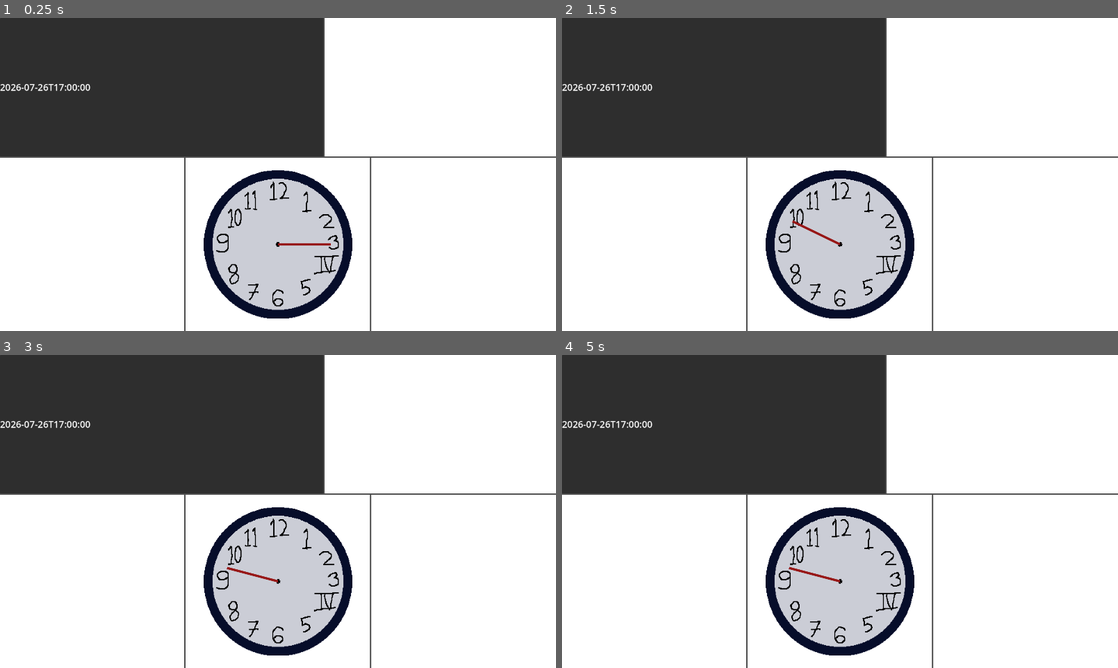
Above: before the commit, frames 1-4 (two rows, left to right).
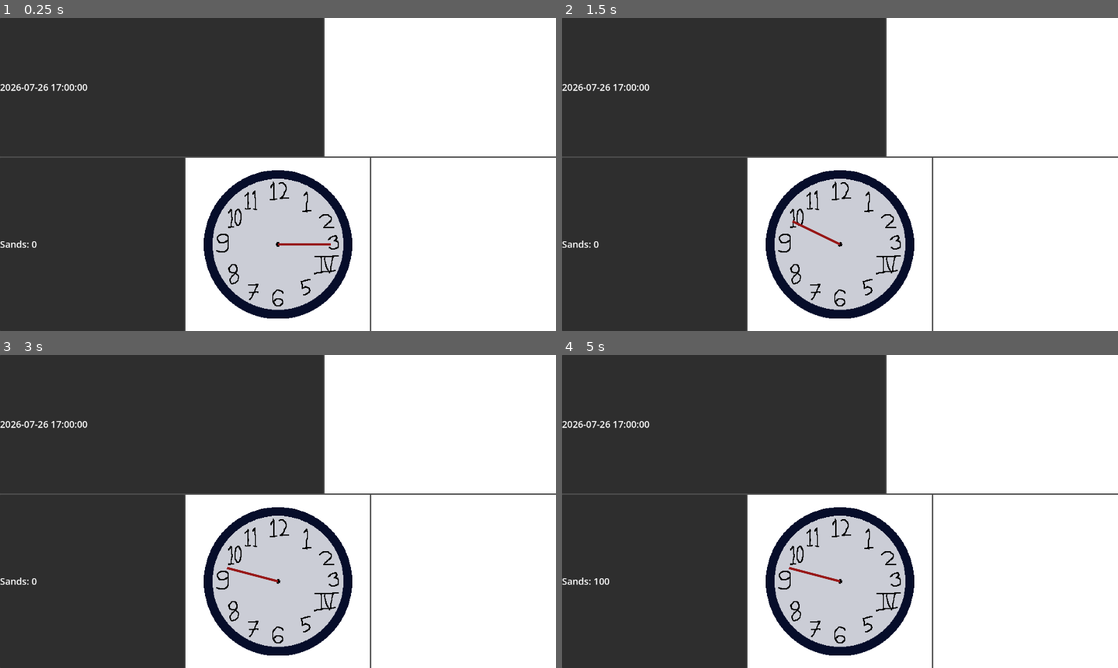
Above: after the commit, the same moments.

Repository: Aarfdark/gmtk-2026
Game: Godot game, scene res://main/main_hud.tscn
Two runs of this game, one before a commit and one after it. Both use one fixed random seed, a clock stepped at 60 frames per second and the inputs below. This scene is started directly instead of the project's main scene.
Inputs (mouse positions are in pixels of both pictures, inside the frame that each line leads up to):
- Up to frame 1 (0.25 s): no input
- Up to frame 2 (1.5 s): tap Enter at 0.5 s; move the mouse to (867, 243) at 0.52 s; press the mouse at (867, 243) at 0.53 s; tap Space at 1.25 s; move the mouse to (728, 190) at 1.27 s; release the mouse at (728, 190) at 1.28 s; click (728, 190) at 1.35 s
- Up to frame 3 (3 s): tap Enter at 2 s; move the mouse to (333, 442) at 2.02 s; press the mouse at (333, 442) at 2.03 s; tap Space at 2.75 s; move the mouse to (250, 574) at 2.77 s; release the mouse at (250, 574) at 2.78 s; click (250, 574) at 2.85 s
- Up to frame 4 (5 s): tap Enter at 3.5 s; move the mouse to (1006, 558) at 3.52 s; press the mouse at (1006, 558) at 3.53 s; tap I (DEBUG_decrement_sands, bound only after the commit) at 4.15 s; tap Space at 4.25 s; move the mouse to (673, 464) at 4.27 s; release the mouse at (673, 464) at 4.28 s; click (673, 464) at 4.35 s; tap O (DEBUG_increment_sands, bound only after the commit) at 4.9 s

The runs differ from the first frame. In frame 1, 18% of the frame differs, in the area x 0-34%, y 21-100%; in frame 2, 18%; in frame 3, 18%; in frame 4, 18%.

Commit message:
Add gamestate things

Diff:
--- /dev/null
+++ b/src/custom_resources/game_state.gd
@@ -0,0 +1,34 @@
+class_name GameState
+extends Resource
+
+signal countdown_ended
+
+const STARTING_SECONDS = 1785085200 # 2026-07-26 17:00:00
+
+@export var seconds_remaining: int = STARTING_SECONDS:
+	set(value):
+		if value == seconds_remaining:
+			return
+		if value < 0:
+			seconds_remaining = 0
+			if not _end_fired:
+				countdown_ended.emit()
+				_end_fired = true
+		else:
+			seconds_remaining = value
+		emit_changed()
+@export var sands: int = 0:
+	set(value):
+		if value == sands:
+			return
+		if value < 0:
+			push_error("Sand went into debt")
+			sands = 0
+			return
+		sands = value
+		emit_changed()
+
+var _end_fired: bool = false
+
+func get_datetime() -> String:
+	return Time.get_datetime_string_from_unix_time(seconds_remaining, true)
--- /dev/null
+++ b/src/custom_resources/starting_game_state.tres
@@ -0,0 +1,8 @@
+[gd_resource type="Resource" script_class="GameState" format=3 uid="uid://dht8l04mab2ep"]
+
+[ext_resource type="Script" uid="uid://dfqohajdnq1pm" path="res://custom_resources/game_state.gd" id="1_7rfia"]
+
+[resource]
+script = ExtResource("1_7rfia")
+seconds_remaining = null
+metadata/_custom_type_script = "uid://dfqohajdnq1pm"
--- /dev/null
+++ b/src/main/main_hud.gd
@@ -0,0 +1,27 @@
+class_name MainHUD
+extends Control
+
+@export var game_state: GameState
+
+@onready var sands_label: Label = %SandsLabel
+
+func _ready() -> void:
+	game_state.changed.connect(_on_game_state_changed)
+	_on_game_state_changed()
+
+func _unhandled_input(event: InputEvent) -> void:
+	if not OS.is_debug_build():
+		return
+	if event.is_action_pressed("DEBUG_increment_sands"):
+		game_state.sands += 100
+	if event.is_action_pressed("DEBUG_decrement_sands"):
+		game_state.sands -= 100
+
+
+func _on_game_state_changed() -> void:
+	sands_label.text = "Sands: %d" % game_state.sands
+
+
+func _on_upgrade_button_pressed(upgrade: Upgrade) -> void:
+	# TODO: implement
+	print("bought upgrade: %s" % upgrade.name)
--- a/src/main/main_hud.tscn
+++ b/src/main/main_hud.tscn
@@ -2,7 +2,9 @@
 
 [ext_resource type="PackedScene" uid="uid://b4h3630kxc0ft" path="res://clock/clock.tscn" id="1_2ybbj"]
 [ext_resource type="Script" uid="uid://cw531elkaceb6" path="res://main/time_display.gd" id="1_wdoo0"]
+[ext_resource type="Script" uid="uid://dasvtrr3d66db" path="res://main/main_hud.gd" id="1_yxwbc"]
 [ext_resource type="Script" uid="uid://i5lx0ffcccmd" path="res://unix_seconds.gd" id="2_2jvhw"]
+[ext_resource type="Resource" uid="uid://dht8l04mab2ep" path="res://custom_resources/starting_game_state.tres" id="2_7shfy"]
 
 [sub_resource type="Resource" id="Resource_2jvhw"]
 script = ExtResource("2_2jvhw")
@@ -16,6 +18,8 @@
 grow_horizontal = 2
 grow_vertical = 2
 mouse_filter = 2
+script = ExtResource("1_yxwbc")
+game_state = ExtResource("2_7shfy")
 
 [node name="VBoxContainer" type="VBoxContainer" parent="." unique_id=111920872]
 layout_mode = 1
@@ -57,10 +61,15 @@
 size_flags_vertical = 3
 size_flags_stretch_ratio = 5.0
 
-[node name="INVENTORY" type="ColorRect" parent="VBoxContainer/HBoxContainer2" unique_id=364314149]
+[node name="INVENTORY" type="PanelContainer" parent="VBoxContainer/HBoxContainer2" unique_id=2062672994]
 layout_mode = 2
 size_flags_horizontal = 3
 mouse_filter = 2
+
+[node name="SandsLabel" type="Label" parent="VBoxContainer/HBoxContainer2/INVENTORY" unique_id=1460323517]
+unique_name_in_owner = true
+layout_mode = 2
+text = "Sands: %s"
 
 [node name="DIAL" type="ColorRect" parent="VBoxContainer/HBoxContainer2" unique_id=2099747588]
 layout_mode = 2
--- a/src/main/time_display.gd
+++ b/src/main/time_display.gd
@@ -2,5 +2,5 @@
 @export var unix_time: UnixSeconds
 
 func _process(_delta: float) -> void:
-	text = Time.get_datetime_string_from_unix_time(unix_time.unix_seconds)
+	text = Time.get_datetime_string_from_unix_time(unix_time.unix_seconds, true)
 	#text = "%d" % unix_time.unix_seconds
--- a/src/project.godot
+++ b/src/project.godot
@@ -42,6 +42,16 @@
 "events": [Object(InputEventMouseButton,"resource_local_to_scene":false,"resource_name":"","device":-1,"window_id":0,"a …(253 unchanged characters)…
 ]
 }
+DEBUG_increment_sands={
+"deadzone": 0.2,
+"events": [Object(InputEventKey,"resource_local_to_scene":false,"resource_name":"","device":-1,"window_id":0,"alt_pressed":false,"shift_pressed":false,"ctrl_pressed":false,"meta_pressed":false,"pressed":false,"keycode":0,"physical_keycode":79,"key_label":0,"unicode":111,"location":0,"echo":false,"script":null)
+]
+}
+DEBUG_decrement_sands={
+"deadzone": 0.2,
+"events": [Object(InputEventKey,"resource_local_to_scene":false,"resource_name":"","device":-1,"window_id":0,"alt_pressed":false,"shift_pressed":false,"ctrl_pressed":false,"meta_pressed":false,"pressed":false,"keycode":0,"physical_keycode":73,"key_label":0,"unicode":105,"location":0,"echo":false,"script":null)
+]
+}
 
 [physics]
 
--- /dev/null
+++ b/src/upgrades/upgrade.gd
@@ -0,0 +1,6 @@
+class_name Upgrade
+extends Resource
+
+@export var cost: int
+@export var texture: Texture2D
+@export var name: String
Not shown, added: src/custom_resources/game_state.gd.uid
Not shown, added: src/main/main_hud.gd.uid
Not shown, added: src/upgrades/upgrade.gd.uid
